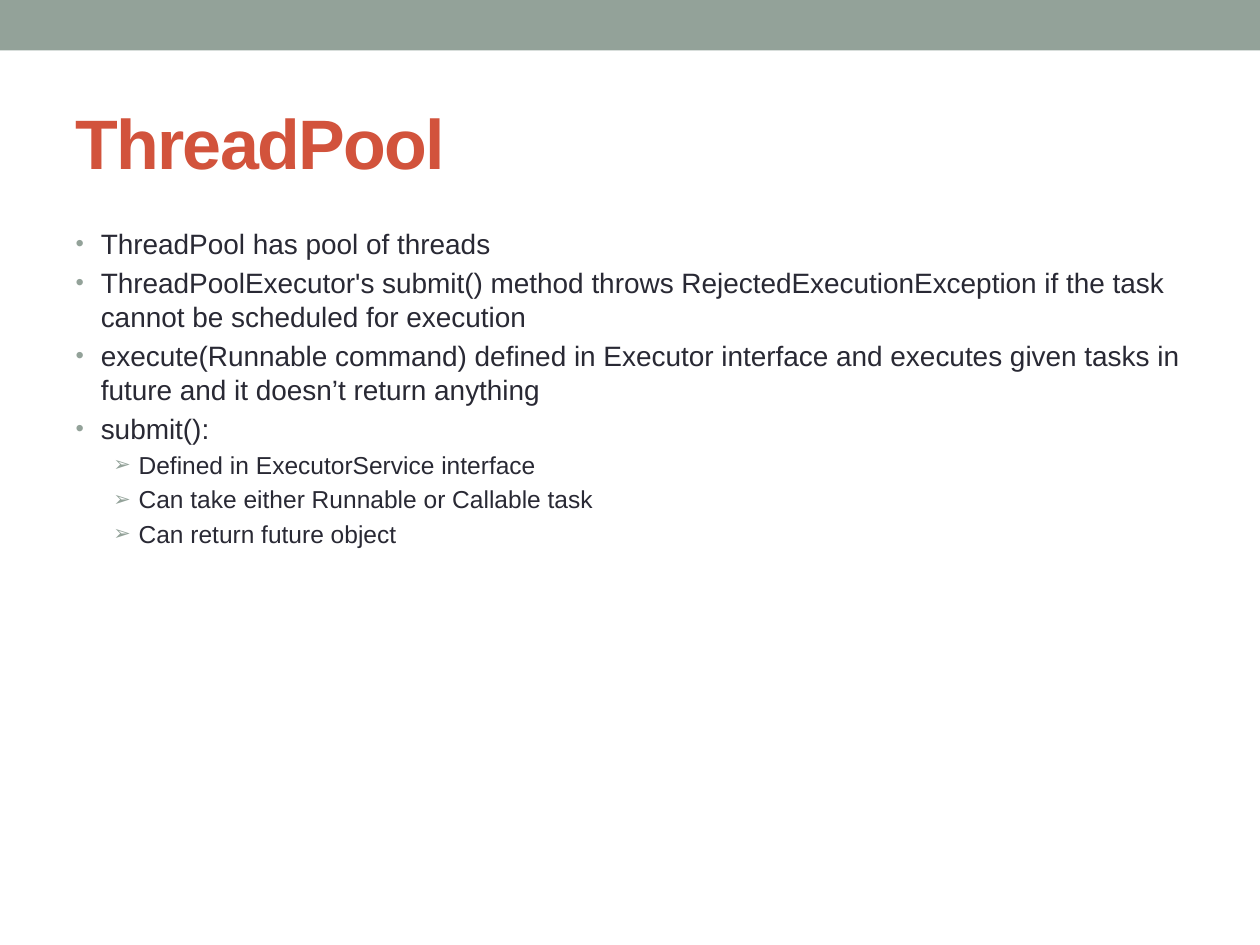
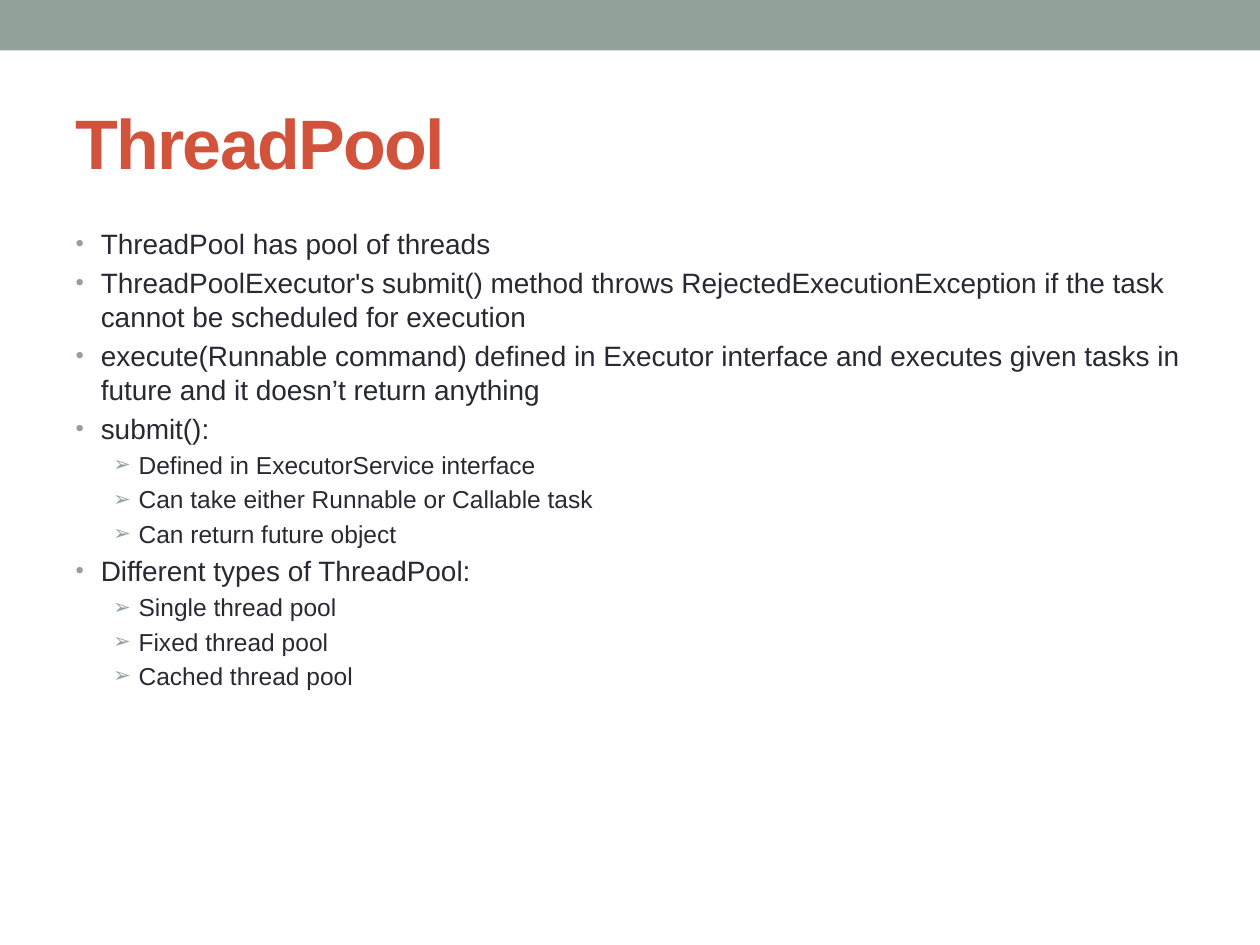
Before and after one commit to notionquest/ProjectDocumentation, a slide deck: slide 21 of MultiThreading.pptx (slide 17 before the commit). Drawn at 1260x945 pixels with LibreOffice and Linux fonts; fonts in the diff are those of the drawing. Boxes give left, top, right and bottom in pixels: in the first picture for what was removed or moved away, otherwise in the second. Text is boxed around its words. In the diff, an @@ line names an element or a change of style, - is before the commit and + after.

Commit message:
Multi thread updated

```diff
--- a/MultiThreading.pptx
+++ b/MultiThreading.pptx
@@ text at <box>101,560,470,690</box>: paragraphs added @@
+• Different types of ThreadPool:
+  ➢ Single thread pool
+  ➢ Fixed thread pool
+  ➢ Cached thread pool
```
Also in this commit, not shown: 2 other slides changed, 11 slides added.
